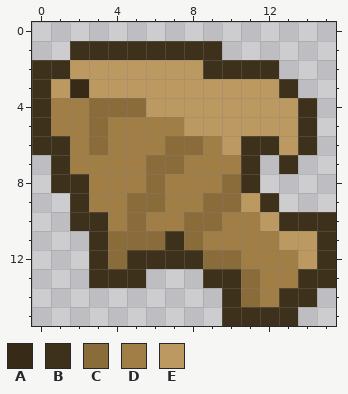
Two states of a pixel-art sprite, mcl_fishing_salmon_raw.png. Above is the file before it was changed.
The file is 16x16 pixels. Pixels under 10% opacity are left out. Colours within 5 levels of each other are drawn and written as one.
Palette (. is transparent): A #372b18  B #3e311b  C #8a6c3b  D #a07e45  E #bb9960
Pixels before, first column x 0:
 1 ..BBBBBBBB......
 2 BBEEEEEEEBBBB...
 3 BEAEEEEEEEEEEB..
 4 BDDCCCEEEEEEEEB.
 5 BDDCDDDDEEEEEEB.
 6 BBDCDDDCCDEBBEB.
 7 .BDDDDCCDDDB.B..
 8 .BBDDDCDDDCB....
 9 ..BDDCCDDCCEB...
10 ..BBDCDDCCDDEBBB
11 ...BCCCBCDDDDEEB
12 ...BCBBBBCCDDDEB
13 ...BBB...BBCDDBB
14 ..........BCDBB.
15 ..........BBBB..
Now the later version:
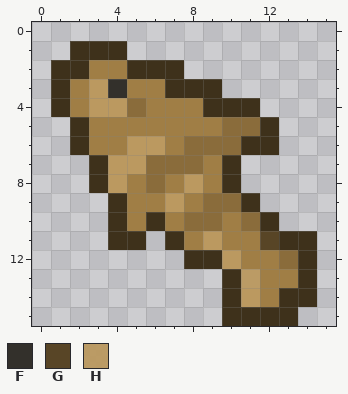
Colours new in this view: F #33302b  G #584526  H #ba985ff2
Edits made:
Changed rows in their new state; - is an unchanged pixel.
first column x 0:
 1 -----.....------
 2 .-BDDBBB.....---
 3 .BD-FDDBBB....--
 4 .B-EE-DDDBBB...-
 5 ..BD----DDCCB..-
 6 ..BD-EED-CC--..-
 7 -..BEE--C-B.-.--
 8 -..BE---E-B.----
 9 --..BDDE---B.---
10 --..BDB----CB...
11 ---.BB.-DE--GBB.
12 ---.....-BE--CB.
13 ---...---.-H---.
14 -----------E----
Changed places in both pictures, as pixel boxes (x1, y1, x2, y2):
changed: (32, 41, 336, 307)
